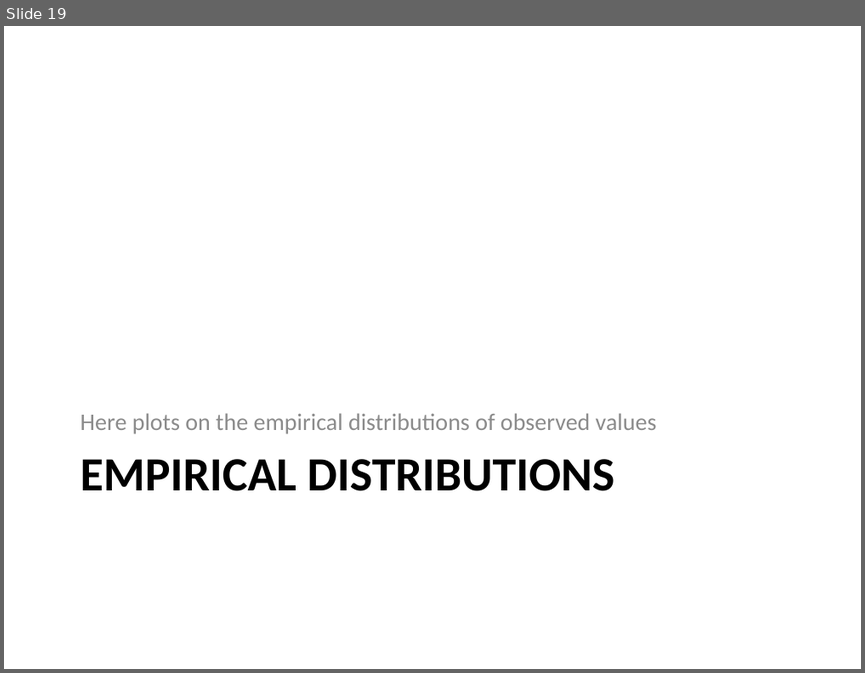
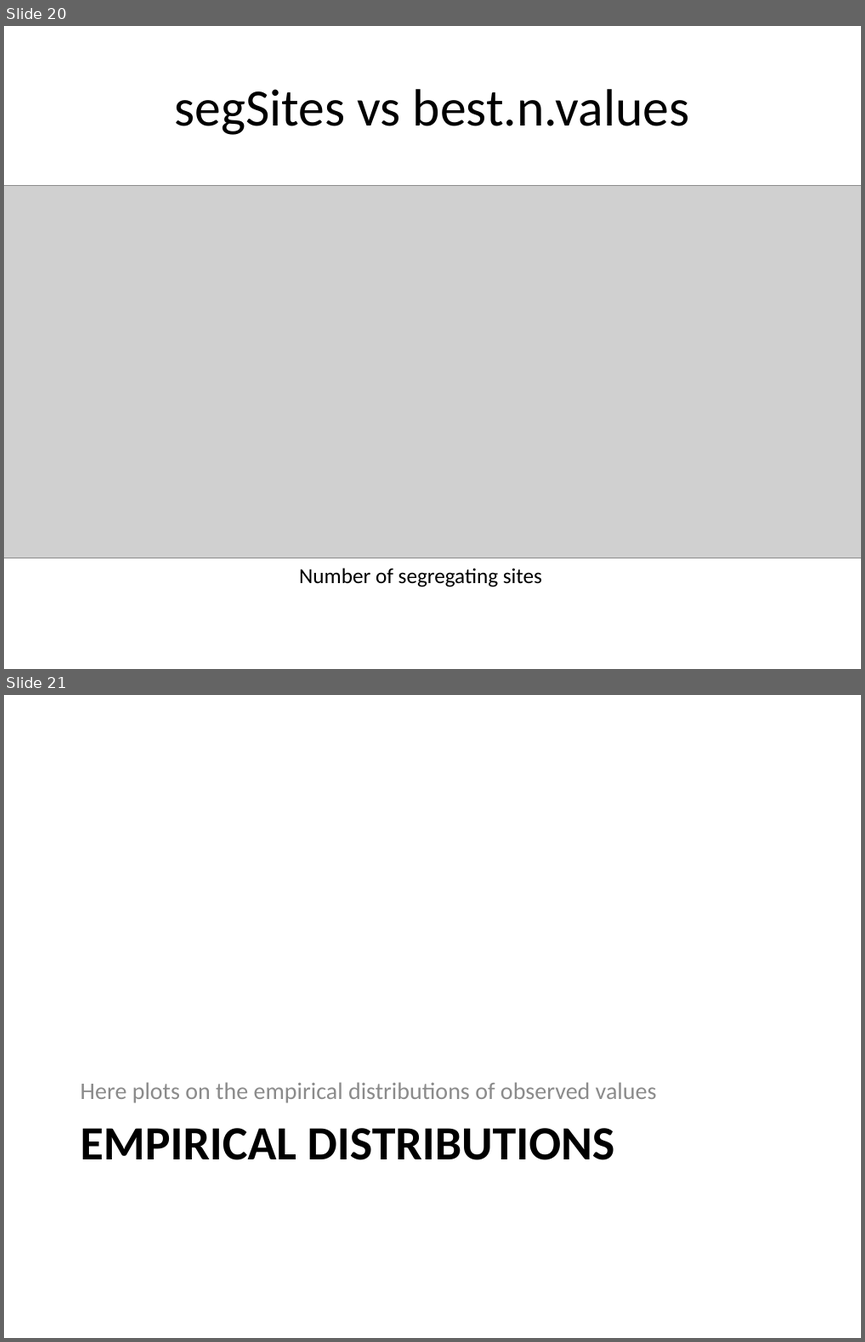
Before and after one commit to WaresLab/QuBar, a slide deck: Thoughts and plots.pptx. Shown one above the other, each under a label of ours: slide 19 before the commit, slides 20 and 21 after it. The pictures are 865x673 and 865x1342 pixels, drawn with LibreOffice and Linux fonts; fonts in the diff are those of the drawing; grey boxes stand for pictures. Boxes give left, top, right and bottom in pixels: in the first picture for what was removed or moved away, otherwise in the second. Text is boxed around its words. In the diff, an @@ line names an element or a change of style, - is before the commit and + after.

```diff
--- a/Thoughts and plots.pptx
+++ b/Thoughts and plots.pptx
@@ slide 20 added at [4, 26, 861, 669], background #FFFFFF @@
@@ title added at [175, 89, 690, 135], 44 pt, text #000000 @@
+segSites vs best.n.values
@@ picture added at [4, 185, 861, 558] @@
@@ text added at [299, 567, 542, 587], 18 pt, text #000000 @@
+Number of segregating sites
@@ what was slide 19 is now slide 21 @@
```
Also in this commit, not shown: 1 other slide added, 9 other files.
